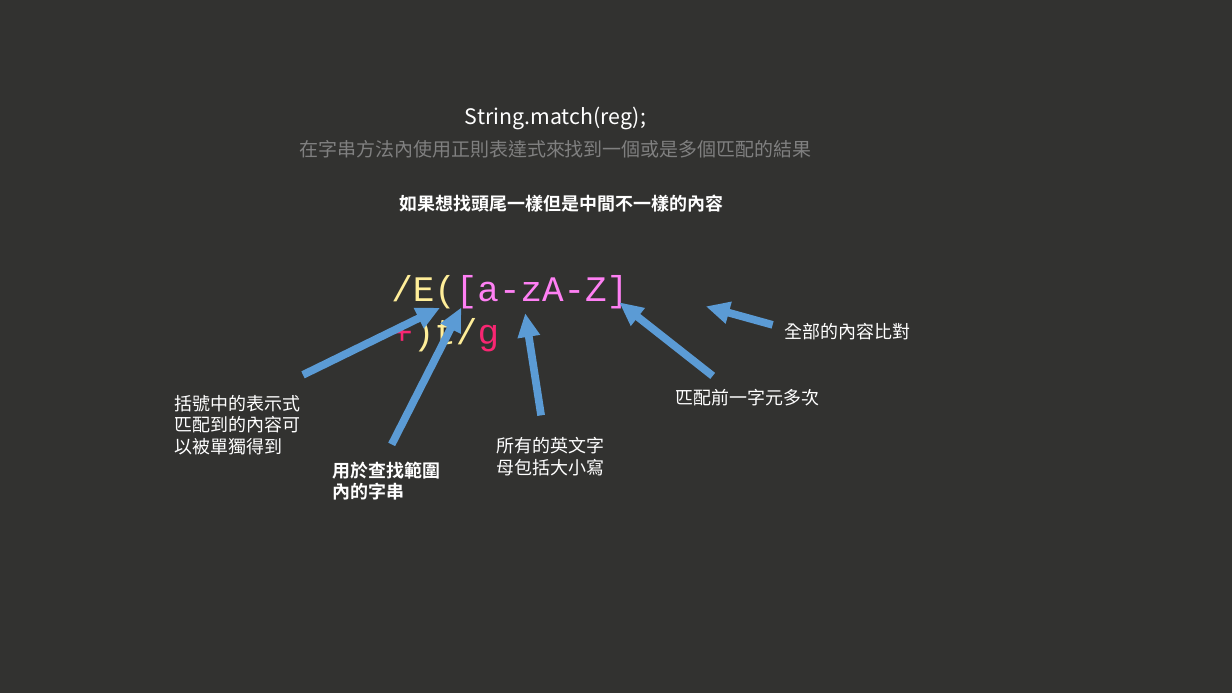
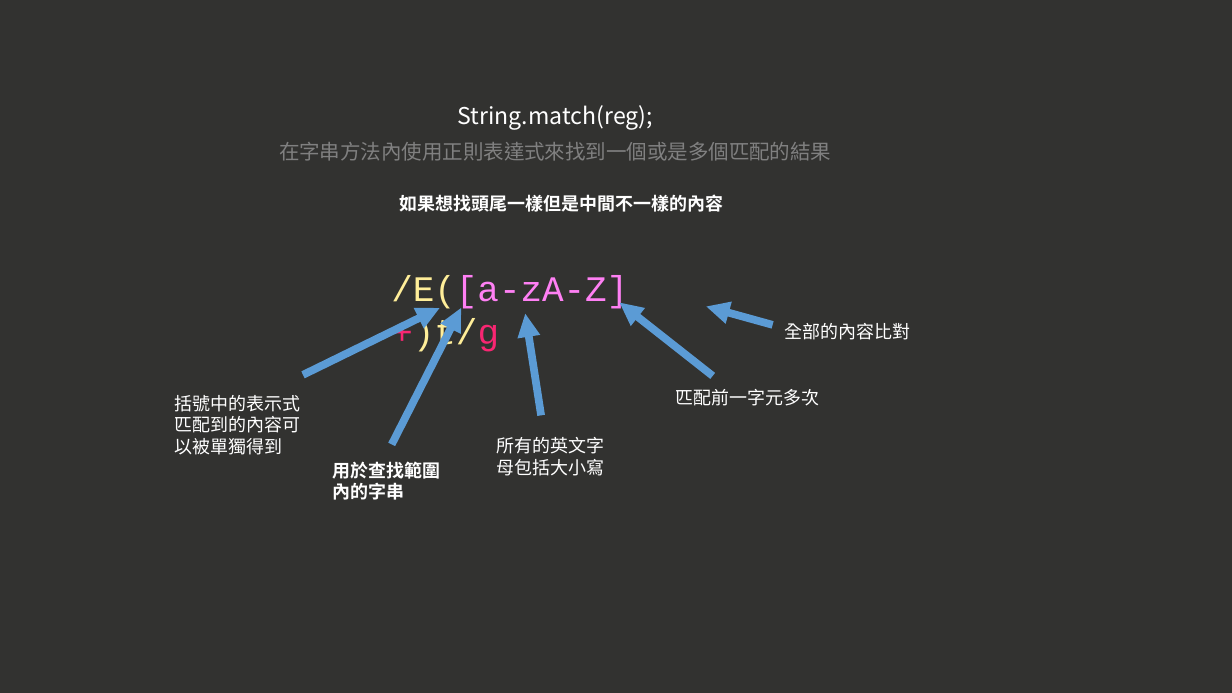
Before and after one commit to MikeOnlineCourse/JS_Course_Intermediate_Example, a slide deck: slide 36 of 現代 JavaScript 職人之路｜ 中階篇.pptx. Drawn at 1232x693 pixels with LibreOffice and Linux fonts; fonts in the diff are those of the drawing. Boxes give left, top, right and bottom in pixels: in the first picture for what was removed or moved away, otherwise in the second. Text is boxed around its words. In the diff, an @@ line names an element or a change of style, - is before the commit and + after.

```diff
--- a/現代 JavaScript 職人之路｜ 中階篇.pptx
+++ b/現代 JavaScript 職人之路｜ 中階篇.pptx
@@ text "String.match(reg);" at bbox=[279, 105, 831, 161]: size 16.6 to 18 pt in "String.match(reg);"; size 14.8 to 16 pt in "在字串方法內使用正則表達式來找到一個或是多個匹配的結果" @@
```
Also in this commit, not shown: 2 other slides changed.
